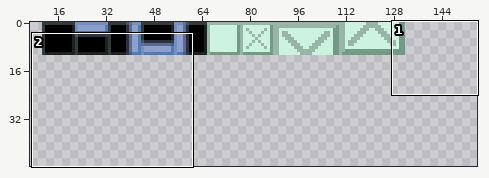
A sprite sheet gets an edit: tiles.png. The first picture is a wide view before the edit; the outline marks the close-up.
Close-up. Before:
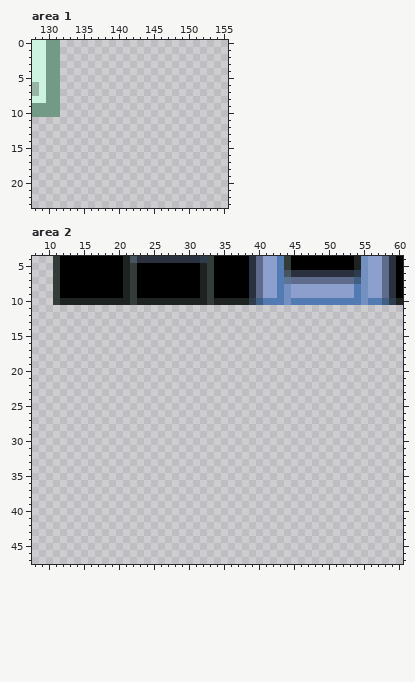
The file is 352x352 pixels. Shown: area 1: x 128..155, y 0..23; area 2: x 8..60, y 4..47. The wide view leaves out empty margins.
The result:
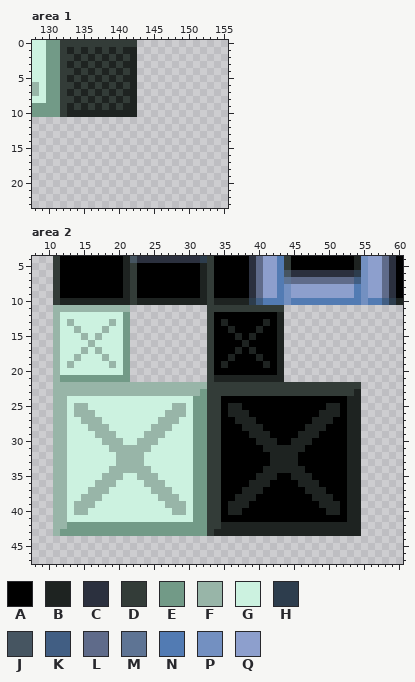
Palette (. is transparent): A #000000  B #1e2321  C #2b303e  D #333c38  E #729a87  F #98b5a8  G #ccf2e0  H #2d3d4d  J #465561  K #415e83  L #5f6b8a  M #5e7494  N #527bb3  P #7390c1  Q #8d9fcd
The edit:
Changed rows in their new state; - is an unchanged pixel.
Area 1:
first column x 132:
 0 DDDDDDDDDDD
 1 DBDBDBDBDBB
 2 DDBDBDBDBDB
 3 DBDBDBDBDBB
 4 DDBDBDBDBDB
 5 DBDBDBDBDBB
 6 DDBDBDBDBDB
 7 DBDBDBDBDBB
 8 DDBDBDBDBDB
 9 DBDBDBDBDBB
10 DBBBBBBBBBB
Area 2:
first column x 11:
11 FFFFFFFFFFF-----------DDDDDDDDDDD-----------
12 FGGGGGGGGGE-----------DAAAAAAAAAB-----------
13 FGFGGGGGFGE-----------DABAAAAABAB-----------
14 FGGFGGGFGGE-----------DAABAAABAAB-----------
15 FGGGFGFGGGE-----------DAAABABAAAB-----------
16 FGGGGFGGGGE-----------DAAAABAAAAB-----------
17 FGGGFGFGGGE-----------DAAABABAAAB-----------
18 FGGFGGGFGGE-----------DAABAAABAAB-----------
19 FGFGGGGGFGE-----------DABAAAAABAB-----------
20 FGGGGGGGGGE-----------DAAAAAAAAAB-----------
21 FEEEEEEEEEE-----------DBBBBBBBBBB-----------
22 FFFFFFFFFFFFFFFFFFFFFFDDDDDDDDDDDDDDDDDDDDDD
23 FFFFFFFFFFFFFFFFFFFFFEDDDDDDDDDDDDDDDDDDDDDB
24 FFGGGGGGGGGGGGGGGGGGEEDDAAAAAAAAAAAAAAAAAABB
25 FFGFFGGGGGGGGGGGGFFGEEDDABBAAAAAAAAAAAABBABB
26 FFGFFFGGGGGGGGGGFFFGEEDDABBBAAAAAAAAAABBBABB
27 FFGGFFFGGGGGGGGFFFGGEEDDAABBBAAAAAAAABBBAABB
28 FFGGGFFFGGGGGGFFFGGGEEDDAAABBBAAAAAABBBAAABB
29 FFGGGGFFFGGGGFFFGGGGEEDDAAAABBBAAAABBBAAAABB
30 FFGGGGGFFFGGFFFGGGGGEEDDAAAAABBBAABBBAAAAABB
31 FFGGGGGGFFFFFFGGGGGGEEDDAAAAAABBBBBBAAAAAABB
32 FFGGGGGGGFFFFGGGGGGGEEDDAAAAAAABBBBAAAAAAABB
33 FFGGGGGGGFFFFGGGGGGGEEDDAAAAAAABBBBAAAAAAABB
34 FFGGGGGGFFFFFFGGGGGGEEDDAAAAAABBBBBBAAAAAABB
35 FFGGGGGFFFGGFFFGGGGGEEDDAAAAABBBAABBBAAAAABB
36 FFGGGGFFFGGGGFFFGGGGEEDDAAAABBBAAAABBBAAAABB
37 FFGGGFFFGGGGGGFFFGGGEEDDAAABBBAAAAAABBBAAABB
38 FFGGFFFGGGGGGGGFFFGGEEDDAABBBAAAAAAAABBBAABB
39 FFGFFFGGGGGGGGGGFFFGEEDDABBBAAAAAAAAAABBBABB
40 FFGFFGGGGGGGGGGGGFFGEEDDABBAAAAAAAAAAAABBABB
41 FFGGGGGGGGGGGGGGGGGGEEDDAAAAAAAAAAAAAAAAAABB
42 FFEEEEEEEEEEEEEEEEEEEEDDBBBBBBBBBBBBBBBBBBBB
43 FEEEEEEEEEEEEEEEEEEEEEDBBBBBBBBBBBBBBBBBBBBB
Boxes around the changes in both close-ups, in picture pixels (x1, y1, x2, y2):
added: (60, 40, 137, 117)
added: (53, 305, 361, 536)
